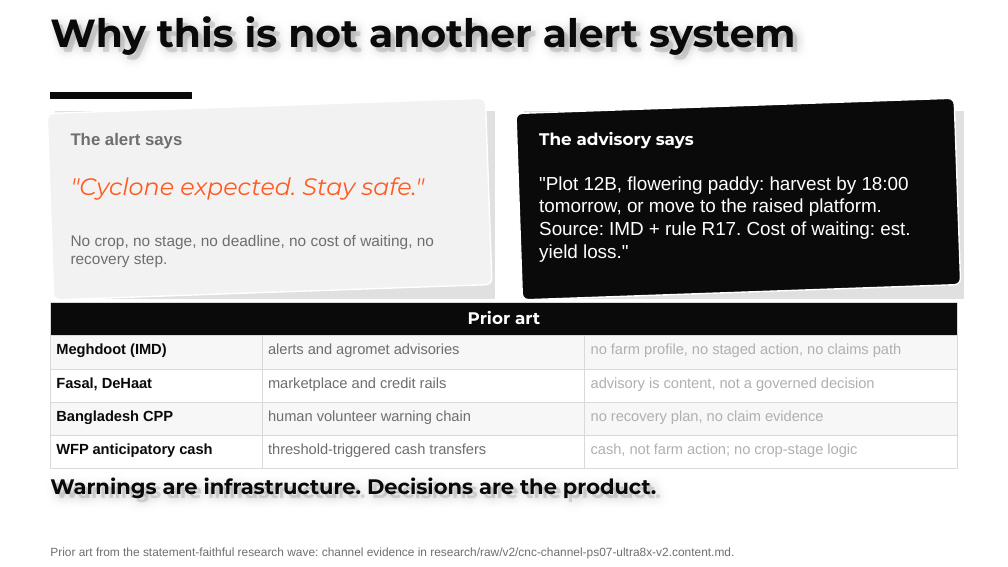
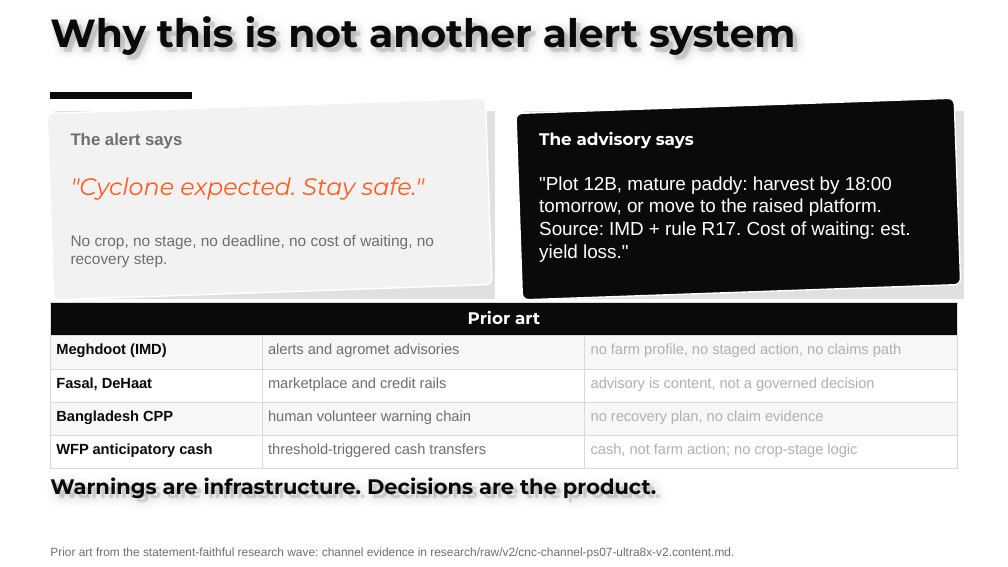
Before and after one commit to harshgounder/craft-n-code, a slide deck: slide 8 of scaffold/deck/KrishiSetu-Round0-20260816.pptx. Drawn at 1008x567 pixels with LibreOffice and Linux fonts; fonts in the diff are those of the drawing. Boxes give left, top, right and bottom in pixels: in the first picture for what was removed or moved away, otherwise in the second. Text is boxed around its words. In the diff, an @@ line names an element or a change of style, - is before the commit and + after.

Commit message:
deck P0 fixes from stress run D: hero quote mature paddy (R17 engine-truth), frontier math relabeled shipped-vs-designed

```diff
--- a/scaffold/deck/KrishiSetu-Round0-20260816.pptx
+++ b/scaffold/deck/KrishiSetu-Round0-20260816.pptx
@@ text at (539,176,910,262): text changed @@
-"Plot 12B, flowering paddy: harvest by 18:00 tomorrow, or move to the raised platform. Source: IMD + rule R17. Cost of waiting: est. yield loss."
+"Plot 12B, mature paddy: harvest by 18:00 tomorrow, or move to the raised platform. Source: IMD + rule R17. Cost of waiting: est. yield loss."
```
Also in this commit, not shown: 1 other slide changed, 1 other file.
